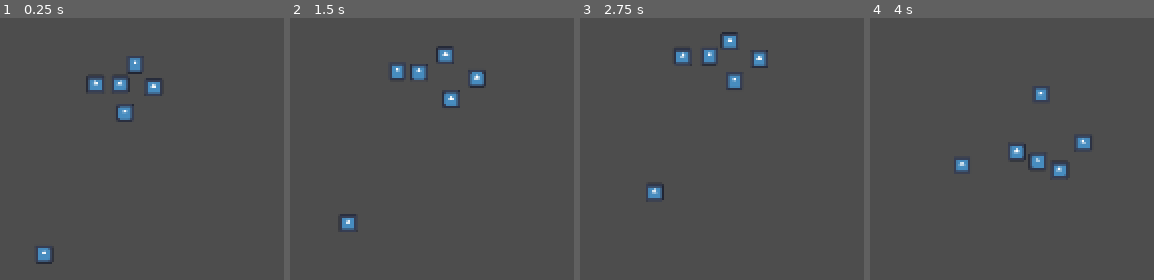
Above: before the commit, frames 1-4 (left to right).
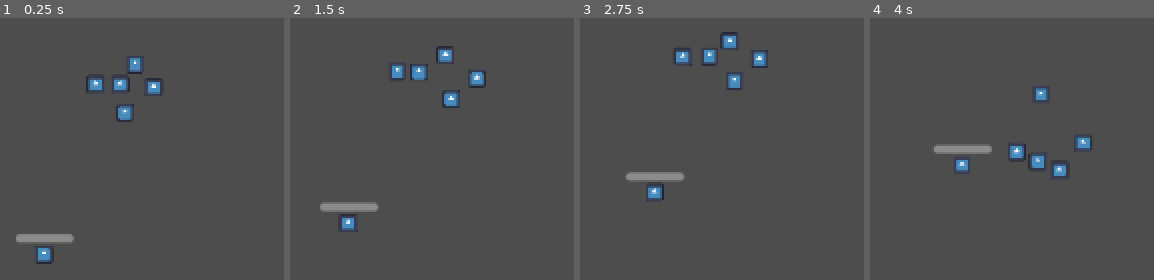
Above: after the commit, the same moments.

Repository: lm98/team-survival
Game: Godot game, scene res://scenes/game.tscn
Same seed, same stepped clock (60 frames per second), same inputs: the game is played once before the commit and once after it. The engine's default icon, where the game draws it, is replaced by a stand-in: a white triangle on a blue panel in a dark square.
Inputs (mouse positions are in pixels of both pictures, inside the frame that each line leads up to):
- Up to frame 1 (0.25 s): no input
- Up to frame 2 (1.5 s): move the mouse to (outside the picture) at 0.52 s; click (outside the picture) at 0.6 s; move the mouse to (outside the picture) at 1.27 s; click (outside the picture) at 1.35 s
- Up to frame 3 (2.75 s): move the mouse to (outside the picture) at 2.02 s; click (outside the picture) at 2.1 s
- Up to frame 4 (4 s): move the mouse to (outside the picture) at 2.77 s; click (outside the picture) at 2.85 s; move the mouse to (outside the picture) at 3.52 s; click (outside the picture) at 3.6 s

The runs differ from the first frame. In frame 1, 0.6% of the frame differs, in the area x 5-27%, y 82-86%; in frame 2, 0.8%, in the area x 10-31%, y 70-75%; in frame 3, 0.6%; in frame 4, 0.6%.

Commit message:
feat: add simple health management

Diff:
--- a/scenes/enemy.tscn
+++ b/scenes/enemy.tscn
@@ -1,10 +1,13 @@
-[gd_scene load_steps=4 format=3 uid="uid://umg8v7j1bp4i"]
+[gd_scene load_steps=6 format=3 uid="uid://umg8v7j1bp4i"]
 
 [ext_resource type="Script" path="res://scripts/enemy.gd" id="1_yam6n"]
 [ext_resource type="Texture2D" uid="uid://dntcraeinvwhf" path="res://icon.svg" id="2_wwfjh"]
+[ext_resource type="PackedScene" uid="uid://bj6kr4ty7c8f3" path="res://scenes/health_component.tscn" id="3_cptos"]
 
 [sub_resource type="RectangleShape2D" id="RectangleShape2D_r74sd"]
 size = Vector2(120, 120)
+
+[sub_resource type="CircleShape2D" id="CircleShape2D_38v0m"]
 
 [node name="Enemy" type="CharacterBody2D"]
 script = ExtResource("1_yam6n")
@@ -18,3 +21,16 @@
 position = Vector2(-0.6, 0.4)
 scale = Vector2(0.1, 0.1)
 shape = SubResource("RectangleShape2D_r74sd")
+
+[node name="HealthComponent" parent="." instance=ExtResource("3_cptos")]
+position = Vector2(0, -8)
+
+[node name="Hitbox" type="Area2D" parent="."]
+collision_layer = 0
+collision_mask = 2
+
+[node name="CollisionShape2D" type="CollisionShape2D" parent="Hitbox"]
+shape = SubResource("CircleShape2D_38v0m")
+
+[connection signal="health_depleted" from="HealthComponent" to="." method="_on_health_component_health_depleted"]
+[connection signal="body_entered" from="Hitbox" to="." method="_on_hitbox_body_entered"]
--- /dev/null
+++ b/scenes/health_component.tscn
@@ -0,0 +1,13 @@
+[gd_scene load_steps=2 format=3 uid="uid://bj6kr4ty7c8f3"]
+
+[ext_resource type="Script" path="res://scripts/health_component.gd" id="1_5jr4s"]
+
+[node name="HealthComponent" type="Node2D"]
+script = ExtResource("1_5jr4s")
+
+[node name="HealthBar" type="ProgressBar" parent="."]
+offset_left = -21.0
+offset_top = -6.0
+offset_right = 21.0
+value = 100.0
+show_percentage = false
--- a/scenes/team_member.tscn
+++ b/scenes/team_member.tscn
@@ -7,6 +7,7 @@
 size = Vector2(14, 14)
 
 [node name="TeamMember" type="CharacterBody2D"]
+collision_layer = 3
 script = ExtResource("1_c6x2y")
 
 [node name="CollisionShape2D" type="CollisionShape2D" parent="."]
--- a/scripts/enemy.gd
+++ b/scripts/enemy.gd
@@ -2,6 +2,7 @@
 
 @export var speed: int = 20
 @onready var player_team: PlayerTeam = get_node("/root/Game/PlayerTeam")
+@onready var health_component = $HealthComponent
 
 func _physics_process(_delta):
 	var targets = player_team.get_members()
@@ -16,3 +17,9 @@
 	var direction = global_position.direction_to(current_target)
 	velocity = direction * speed
 	move_and_slide()
+
+func _on_hitbox_body_entered(body):
+	health_component.take_damage(10)
+
+func _on_health_component_health_depleted():
+	queue_free()
--- /dev/null
+++ b/scripts/health_component.gd
@@ -0,0 +1,22 @@
+@tool class_name HealthComponent extends Node2D
+
+signal health_depleted
+@export var health: int = 100
+@onready var health_bar = $HealthBar
+
+func set_health(new_amount: int):
+	health = new_amount
+	health_bar.value = health
+	if health == 0:
+		health_depleted.emit()
+
+func gain_life(amount: int):
+	set_health(health + amount)
+
+func take_damage(amount: int):
+	set_health(health - amount)
+	print("You took\t" + str(amount) + "\tdamage! Accura Picciott")
+
+func _ready():
+	health_bar.max_value = health
+	health_bar.value = health
